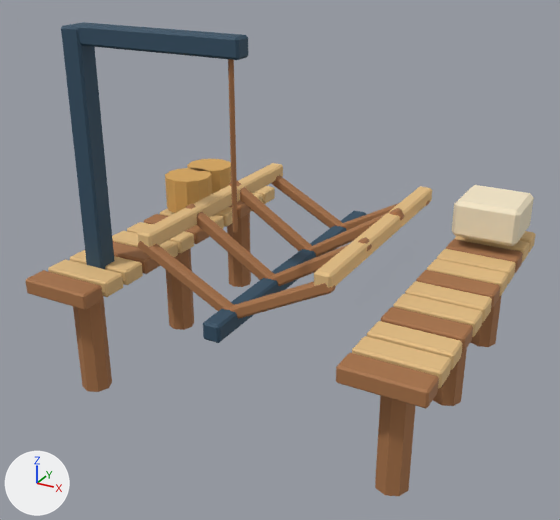
Two versions of the Blender file source/art-source/shipyard.blend, one commit apart.
One viewpoint serves both versions: a camera (50 mm lens) standing at (1.9, -3.64, 2.4) and looking at (-0.03, -0.14, 0.65). The lights are fixed; the arrows at lower left show +X, +Y and +Z. The picture after the commit comes second.

The first picture shows 'pile'.
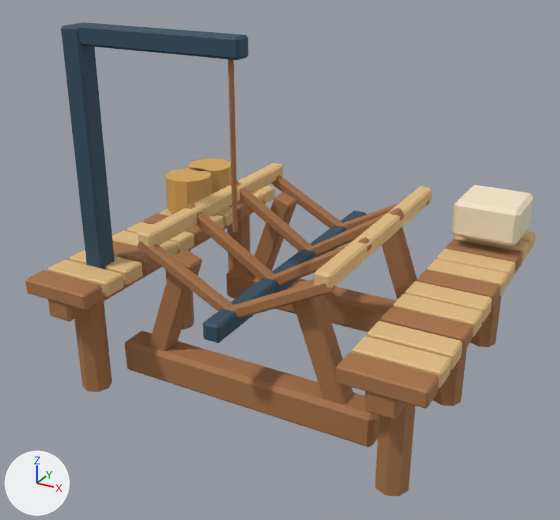
Location of each change, [x1, y1, x2, y2] in pixels of the pictures (560 x 520 px):
part 1 of me_cone, added (brown)
    after: [226, 265, 396, 332]
part 2 of me_cone, added (mostly hidden)
    after: [48, 211, 253, 322]
part 3 of me_cone, added (brown)
    after: [365, 391, 407, 419]
part 4 of me_cone, added (brown)
    after: [125, 331, 379, 447]
part 5 of me_cone, added (brown)
    after: [149, 250, 202, 351]
part 6 of me_cone, added (brown)
    after: [292, 279, 354, 405]
part 7 of me_cone, added (brown)
    after: [248, 192, 297, 277]
part 8 of me_cone, added (brown)
    after: [382, 214, 417, 300]

The change, as a diff of the scene's bpy script:
```diff
--- a/source/art-source/shipyard.blend.py
+++ b/source/art-source/shipyard.blend.py
@@ me_cone @@
 # used by ob_pile; parent = ob_shipyard; location = (-0.92, -0.75, 0.24)
-me_cone.from_pydata(...)  # 1080 vertices, 1102 faces; spans x -0.21..2.05, y -0.24..1.77, z -0.34..1.69
+me_cone.from_pydata(...)  # 1272 vertices, 1310 faces; spans x -0.21..2.05, y -0.24..1.77, z -0.34..1.69
+# me_cone part 1: the loose piece of 24 vertices spanning x -0.21..0.21, y 1.12..1.26, z 0.3..0.39 is copied, and the copy is scaled about its middle by (3.73, 1.12, 2.18), then moved by (0.92, 0.07, -0.5); it spans x 0.15..1.69, y 1.17..1.35, z -0.25..-0.05
+# me_cone part 2: a new loose piece of 24 vertices spanning x -0.08..0.08, y -0.23..1.73, z 0.19..0.35, in mat_shipyard_paint
+# me_cone part 3: a new loose piece of 24 vertices spanning x 1.76..1.92, y -0.23..1.73, z 0.19..0.35, in mat_shipyard_paint
+# me_cone part 4: a new loose piece of 24 vertices spanning x 0.15..1.69, y 0.08..0.26, z -0.25..-0.05, in mat_shipyard_paint
+# me_cone part 5: a new loose piece of 24 vertices spanning x 0.31..0.63, y 0.11..0.23, z -0.1..0.55, in mat_shipyard_paint
+# me_cone part 6: a new loose piece of 24 vertices spanning x 1.21..1.53, y 0.11..0.23, z -0.1..0.55, in mat_shipyard_paint
+# me_cone part 7: a new loose piece of 24 vertices spanning x 0.31..0.63, y 1.2..1.32, z -0.1..0.55, in mat_shipyard_paint
+# me_cone part 8: a new loose piece of 24 vertices spanning x 1.21..1.53, y 1.2..1.32, z -0.1..0.55, in mat_shipyard_paint
 me_cone.materials.append(mat_shipyard_paint)
```
